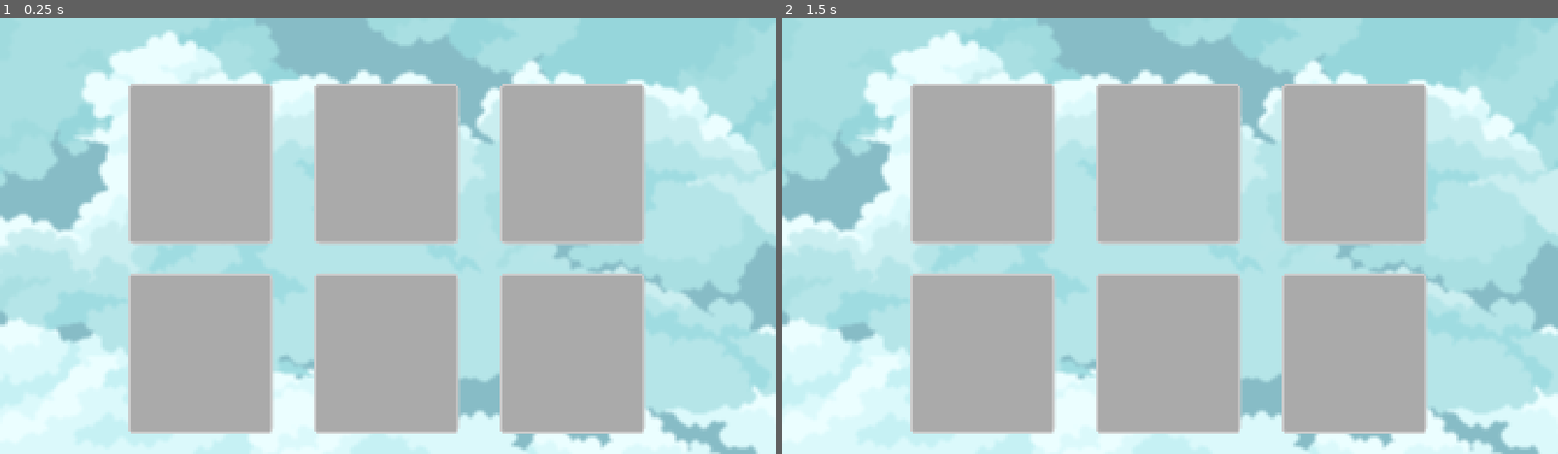
Above: before the commit, frames 1-2 (left to right).
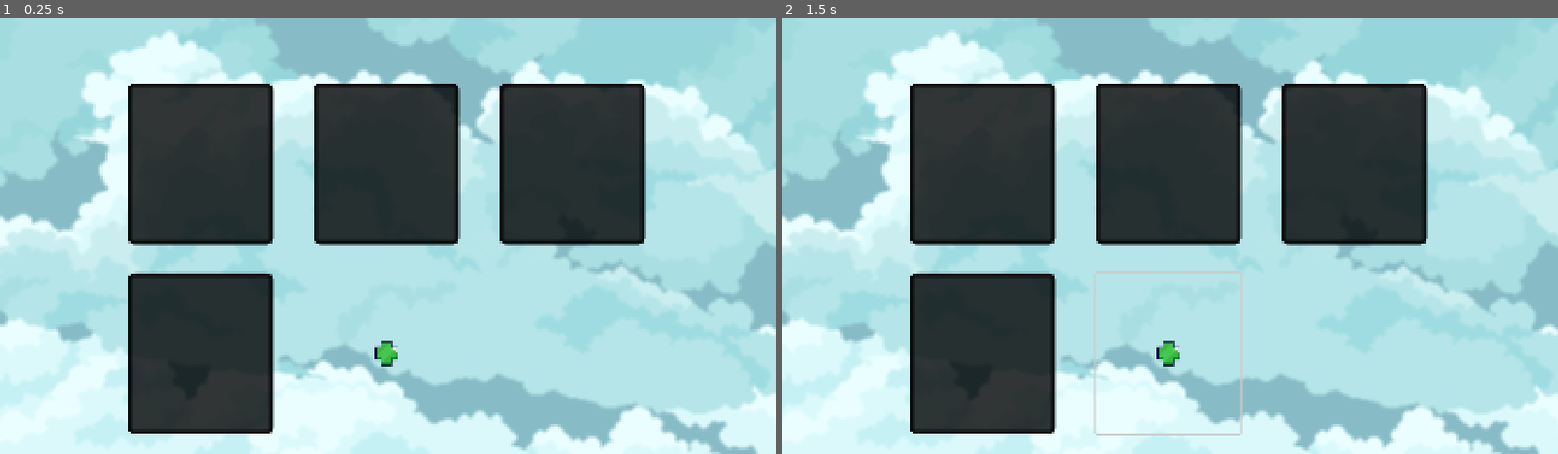
Above: after the commit, the same moments.

Repository: cryptofabrikah-oss/plantgame
Game: Godot game, scene res://control.tscn
The game is run twice, just before and just after one commit, with the same random seed, the same clock (stepped at 60 frames per second) and the same inputs. Before the commit the project has no main scene; this scene is started directly in both runs.
Inputs (mouse positions are in pixels of both pictures, inside the frame that each line leads up to):
- Up to frame 1 (0.25 s): no input
- Up to frame 2 (1.5 s): click (1170, 353) at 0.52 s; click (1170, 353) at 1.27 s

The runs differ from the first frame. In frame 1, 42% of the frame differs, in the area x 16-84%, y 15-96%; in frame 2, 42%.

Commit message:
iterface update 2

Diff:
--- a/control.tscn
+++ b/control.tscn
@@ -1,17 +1,20 @@
-[gd_scene load_steps=5 format=3 uid="uid://drwrjibrvn22k"]
+[gd_scene load_steps=6 format=3 uid="uid://drwrjibrvn22k"]
 
 [ext_resource type="Texture2D" uid="uid://duhhvc30ot8y8" path="res://assets/background/main_background.png" id="1_62e2m"]
 [ext_resource type="Shader" uid="uid://bn14e4iydgm2" path="res://assets/background/blur_shader.gdshader" id="2_qtu10"]
+[ext_resource type="Texture2D" uid="uid://dbsdo4o15kn32" path="res://assets/ui/icons/plusbutton.png" id="3_qtu10"]
 
 [sub_resource type="ShaderMaterial" id="ShaderMaterial_ee4bf"]
 shader = ExtResource("2_qtu10")
 
 [sub_resource type="StyleBoxFlat" id="StyleBoxFlat_62e2m"]
-bg_color = Color(0.666667, 0.666667, 0.666667, 1)
-border_width_left = 6
-border_width_top = 6
-border_width_right = 6
-border_width_bottom = 6
+bg_color = Color(0, 0, 0, 0.792157)
+border_width_left = 15
+border_width_top = 15
+border_width_right = 15
+border_width_bottom = 15
+border_color = Color(0, 0, 0, 1)
+border_blend = true
 corner_radius_top_left = 15
 corner_radius_top_right = 15
 corner_radius_bottom_right = 15
@@ -43,6 +46,7 @@
 
 [node name="GridContainer" type="GridContainer" parent="."]
 z_index = 2
+custom_minimum_size = Vector2(360, 400)
 layout_mode = 0
 offset_left = 315.0
 offset_top = 160.0
@@ -72,12 +76,9 @@
 layout_mode = 2
 theme_override_styles/panel = SubResource("StyleBoxFlat_62e2m")
 
-[node name="slot5" type="Panel" parent="GridContainer"]
+[node name="Button" type="Button" parent="GridContainer"]
 custom_minimum_size = Vector2(360, 400)
 layout_mode = 2
-theme_override_styles/panel = SubResource("StyleBoxFlat_62e2m")
-
-[node name="slot6" type="Panel" parent="GridContainer"]
-custom_minimum_size = Vector2(360, 400)
-layout_mode = 2
-theme_override_styles/panel = SubResource("StyleBoxFlat_62e2m")
+icon = ExtResource("3_qtu10")
+flat = true
+icon_alignment = 1
--- a/project.godot
+++ b/project.godot
@@ -11,6 +11,7 @@
 [application]
 
 config/name="newplant"
+run/main_scene="uid://drwrjibrvn22k"
 config/features=PackedStringArray("4.4", "Mobile")
 config/icon="res://icon.svg"
 
Binary file added: assets/ui/icons/plusbutton.png
Not shown, added: assets/ui/icons/plusbutton.png.import
